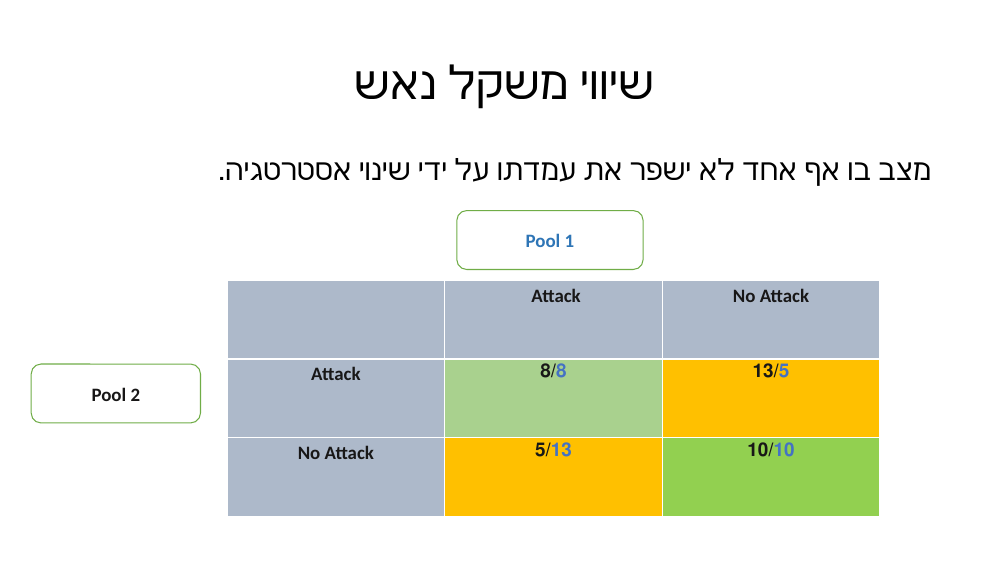
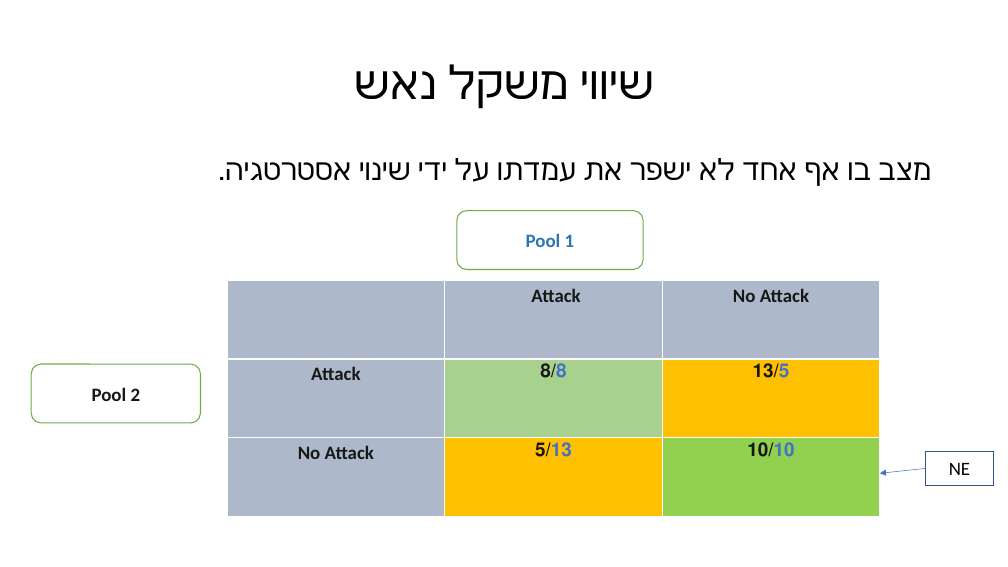
Before and after one commit to eliyahulevi/BitcoinPresentation, a slide deck: slide 3 of The miner’s dilemma.pptx. Drawn at 1008x567 pixels with LibreOffice and Linux fonts; fonts in the diff are those of the drawing. Boxes give left, top, right and bottom in pixels: in the first picture for what was removed or moved away, otherwise in the second. Text is boxed around its words. In the diff, an @@ line names an element or a change of style, - is before the commit and + after.

```diff
--- a/The miner’s dilemma.pptx
+++ b/The miner’s dilemma.pptx
@@ arrow added from (926, 469) to (880, 473), #4472C4 0.5 pt @@
@@ rectangle added at [926,451,994,485], fill #FFFFFF, outline #325491 1 pt, 18 pt, text #000000 @@
+NE
```
Also in this commit, not shown: 1 other slide changed, 2 slides added, 1 slide removed.
